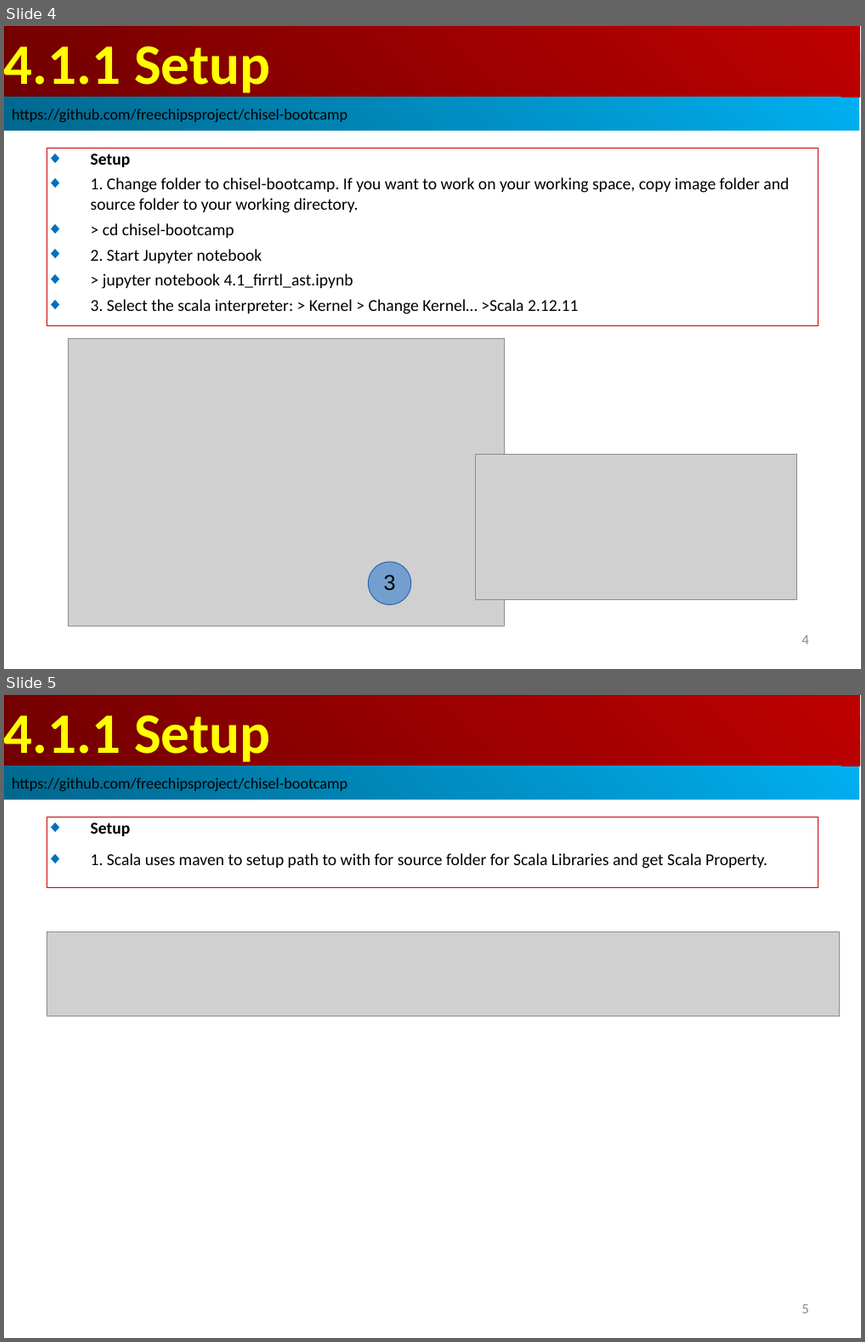
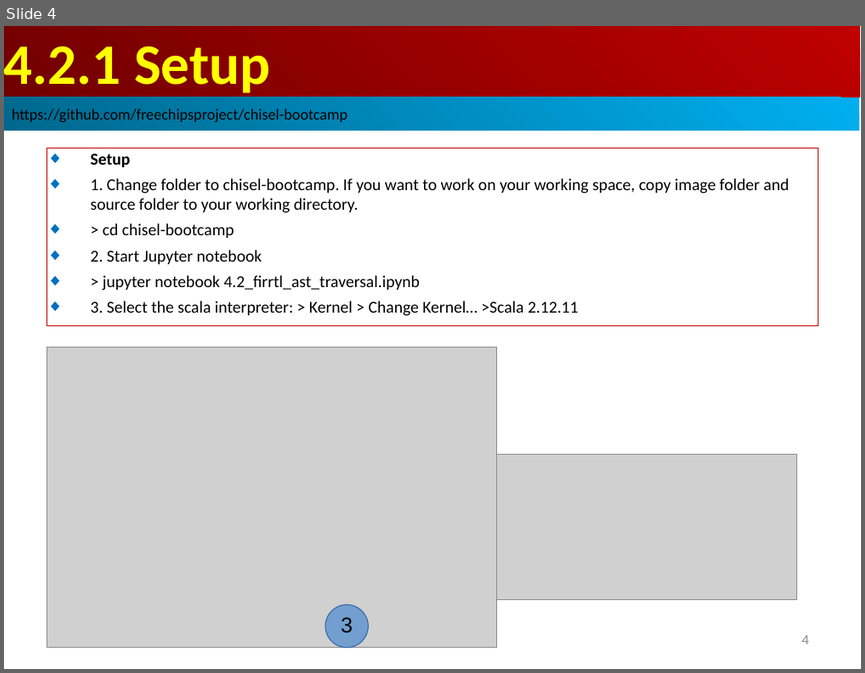
Before and after one commit to peterhchen/AIU_CS800_Chisel, a slide deck: 300_UCB_BC/004.2_Traverse_AST/000_Video/004.2_Traverse_AST.ppt. Shown one above the other, each under a label of ours: slides 4 and 5 before the commit, slide 4 after it. The pictures are 865x1342 and 865x673 pixels, drawn with LibreOffice and Linux fonts; fonts in the diff are those of the drawing; grey boxes stand for pictures. Boxes give left, top, right and bottom in pixels: in the first picture for what was removed or moved away, otherwise in the second. Text is boxed around its words. In the diff, an @@ line names an element or a change of style, - is before the commit and + after.

```diff
--- a/300_UCB_BC/004.2_Traverse_AST/000_Video/004.2_Traverse_AST.ppt
+++ b/300_UCB_BC/004.2_Traverse_AST/000_Video/004.2_Traverse_AST.ppt
@@ slide 5 removed at [4,695,861,1338], background #FFFFFF @@
@@ rectangle removed at [4,695,860,766] @@
-4.1.1 Setup
@@ rectangle removed at [4,766,859,800] @@
-https://github.com/freechipsproject/chisel-bootcamp
@@ rectangle removed at [46,817,818,888] @@
-◆ Setup
-◆ 1. Scala uses maven to setup path to with for source folder for Scala Libraries and get Scala Property.
@@ picture removed at [46,932,840,1016] @@
@@ page number removed at [801,1304,808,1313] @@
-5
@@ slide 4 changed as well @@
@@ text in rectangle at [4,46,270,98]: text changed @@
-4.1.1 Setup
+4.2.1 Setup
@@ text in rectangle at [103,275,420,290]: text changed @@
-◆ > jupyter notebook 4.1_firrtl_ast.ipynb
+◆ > jupyter notebook 4.2_firrtl_ast_traversal.ipynb
@@ picture: place and size @@
-picture at [69,339,505,626]
+picture at [46,346,497,647]
@@ ellipse "3": place and size @@
-ellipse "3" at [368,562,411,604]
+ellipse "3" at [325,604,368,647]
```
Also in this commit, not shown: 2 other slides changed, 10 slides added, 1 other slide removed.
